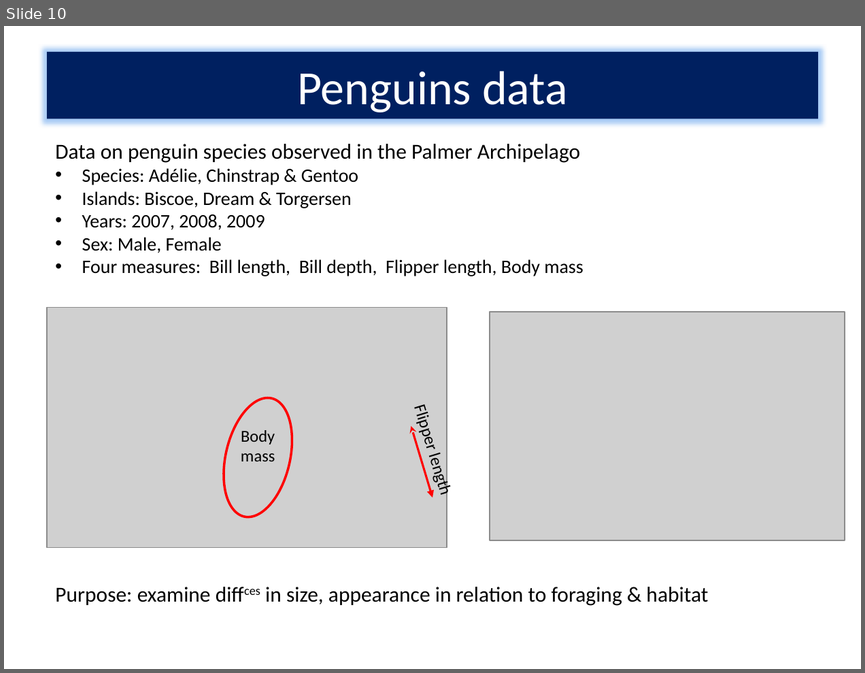
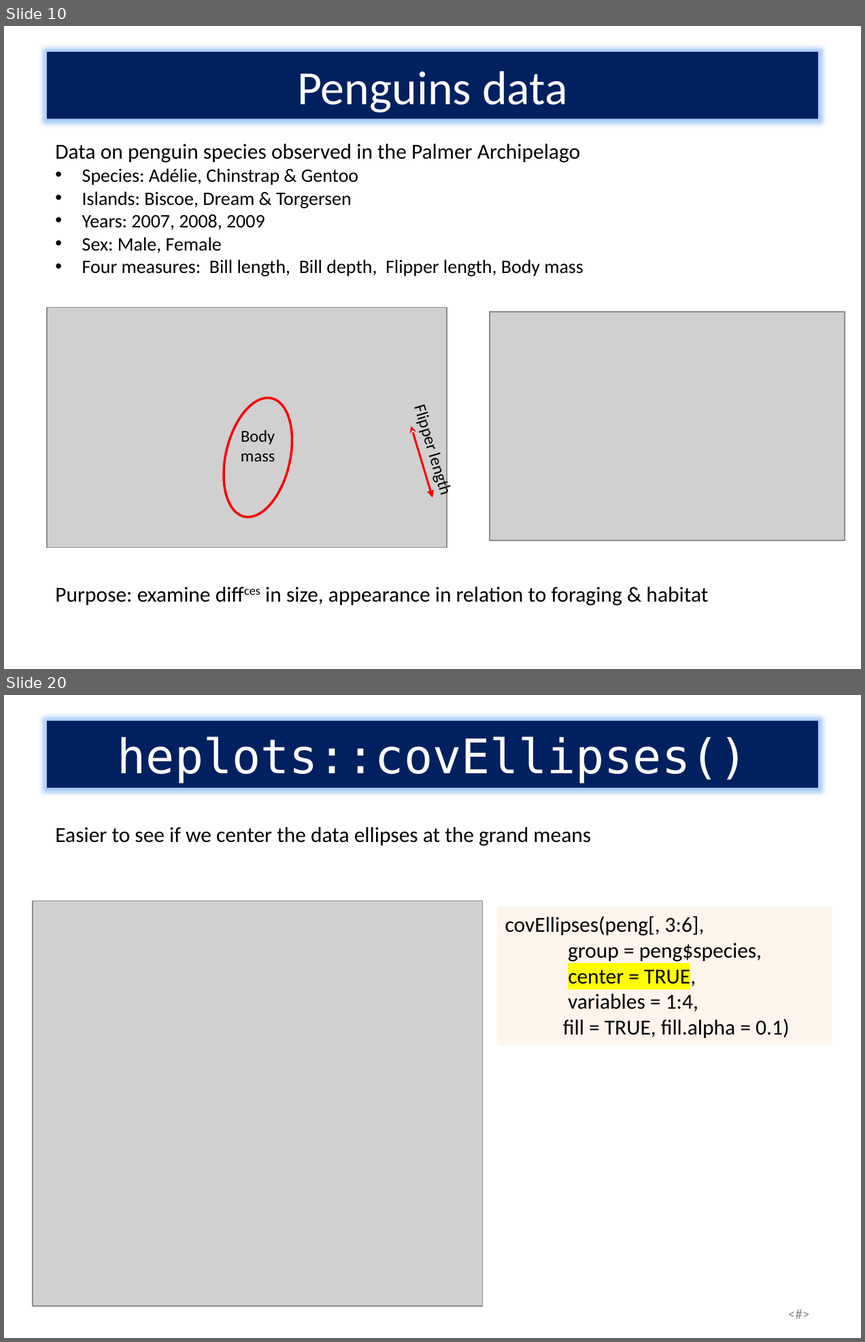
Before and after one commit to friendly/Vis-MLM-book, a slide deck: talks/VisMLM-QM-Forum.pptx. Shown one above the other, each under a label of ours: slide 10 before the commit, slides 10 and 20 after it; the slides between them are not shown. The pictures are 865x673 and 865x1342 pixels, drawn with LibreOffice and Linux fonts; fonts in the diff are those of the drawing; grey boxes stand for pictures. Boxes give left, top, right and bottom in pixels: in the first picture for what was removed or moved away, otherwise in the second. Text is boxed around its words. In the diff, an @@ line names an element or a change of style, - is before the commit and + after.

```diff
--- a/talks/VisMLM-QM-Forum.pptx
+++ b/talks/VisMLM-QM-Forum.pptx
@@ slide 20 added at [4, 695, 861, 1338], background #FFFFFF @@
@@ title added at [47, 721, 818, 787], fill #002060, 40 pt, text #FFFFFF @@
+heplots::covEllipses()
@@ text added at [55, 827, 591, 846], 18 pt, text #000000 @@
+Easier to see if we center the data ellipses at the grand means
@@ picture added at [33, 900, 482, 1306] @@
@@ rectangle added at [496, 906, 832, 1045], fill #FDEADA at 50% opacity, 18 pt, text #000000 @@
+covEllipses(peng[, 3:6],
+group = peng$species,
+center = TRUE,
+variables = 1:4,
+fill = TRUE, fill.alpha = 0.1)
@@ text added at [618, 1302, 818, 1325], 12 pt, text #8C8C8C @@
+<#>
```
Also in this commit, not shown: 19 other slides added, 7 other files.
